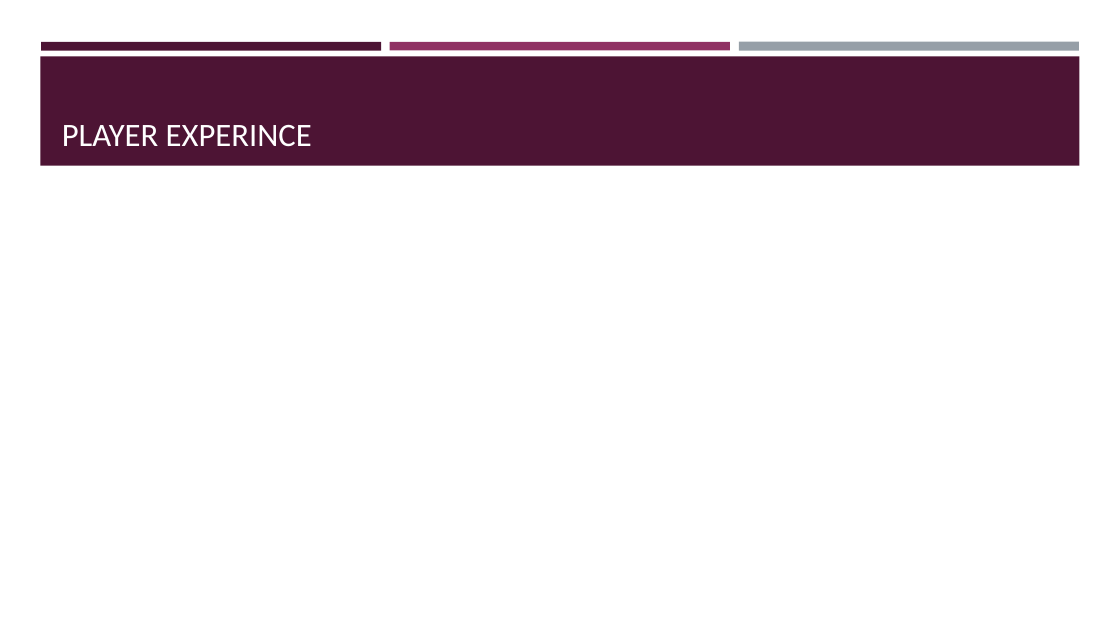
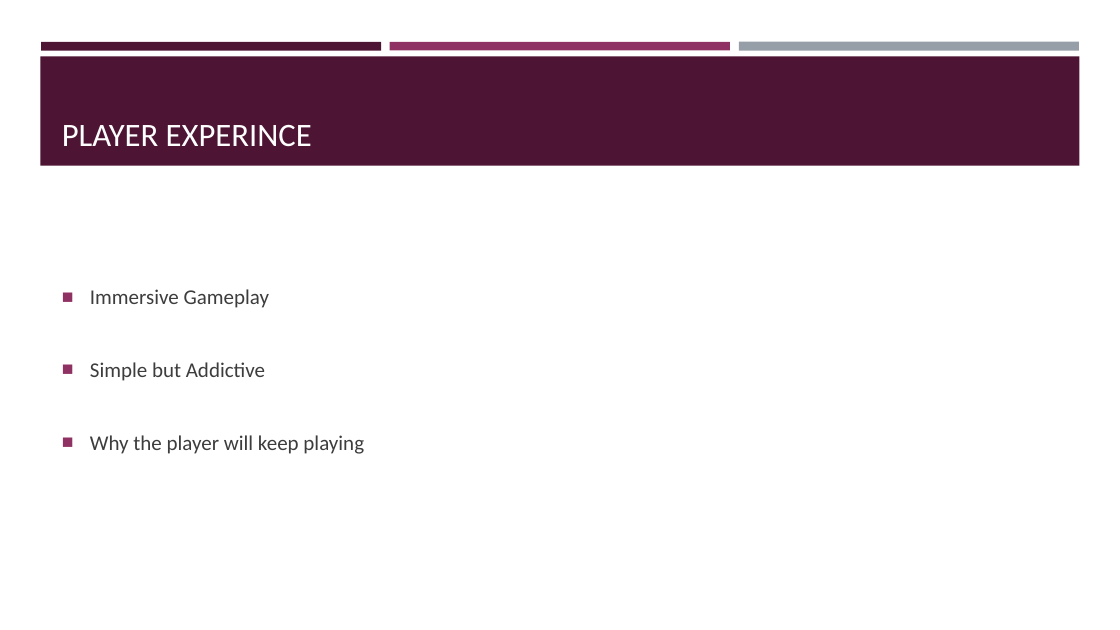
Before and after one commit to UoSGroupProjects1718/level-6-level-6-group-6, a slide deck: slide 10 of Presentations/Presentation1.pptx. Drawn at 1120x630 pixels with LibreOffice and Linux fonts; fonts in the diff are those of the drawing. Boxes give left, top, right and bottom in pixels: in the first picture for what was removed or moved away, otherwise in the second. Text is boxed around its words. In the diff, an @@ line names an element or a change of style, - is before the commit and + after.

```diff
--- a/Presentations/Presentation1.pptx
+++ b/Presentations/Presentation1.pptx
@@ text added at box(90, 289, 364, 454), 18 pt, text #3D3D3D @@
+■ Immersive Gameplay
+■ Simple but Addictive
+■ Why the player will keep playing
```
Also in this commit, not shown: 2 other slides changed, 2 slides added, 2 slides removed.
